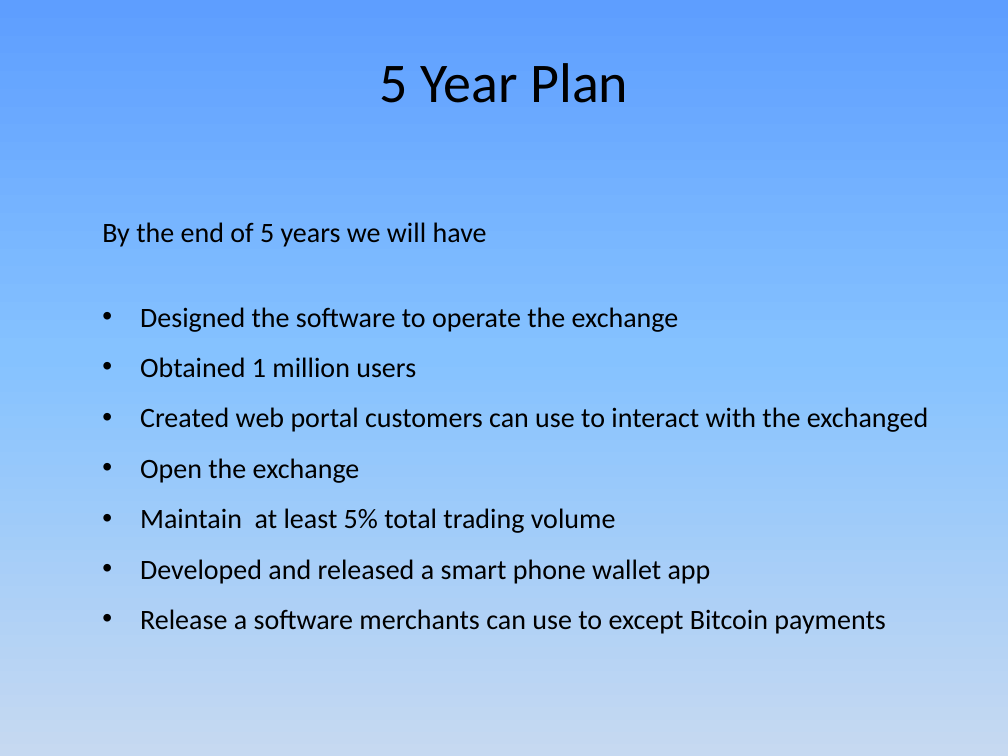
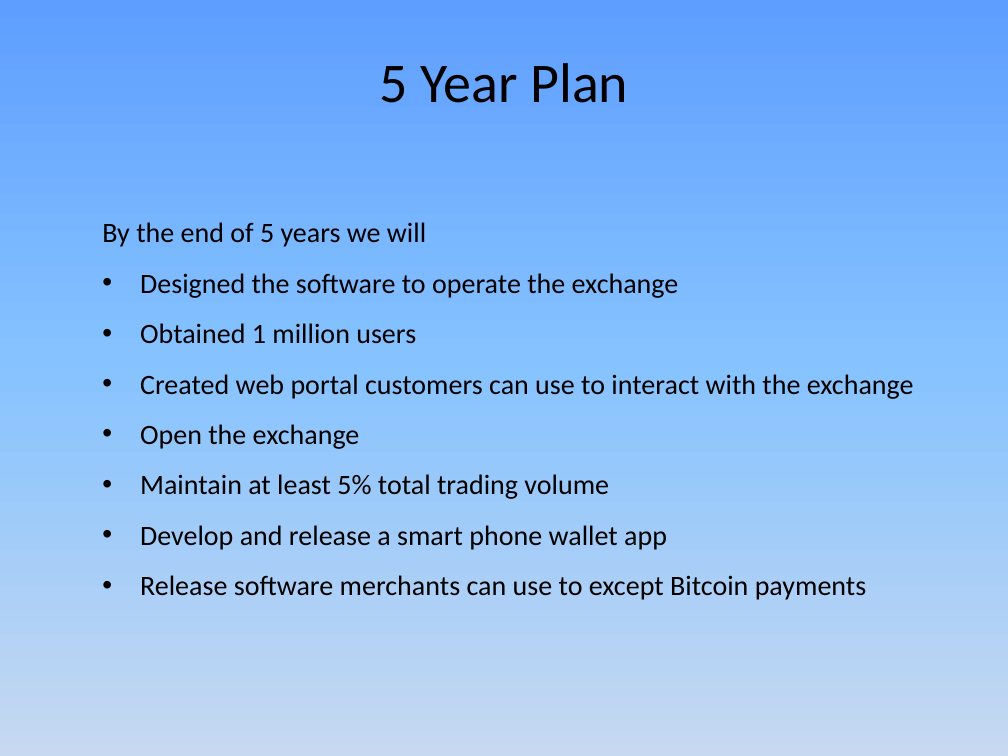
Before and after one commit to JamesLeB/Business, a slide deck: slide 3 of TODO/2-Monday/Presentation1.pptx (slide 2 before the commit). Drawn at 1008x756 pixels with LibreOffice and Linux fonts; fonts in the diff are those of the drawing. Boxes give left, top, right and bottom in pixels: in the first picture for what was removed or moved away, otherwise in the second. Text is boxed around its words. In the diff, an @@ line names an element or a change of style, - is before the commit and + after.

Commit message:
finish presentation

```diff
--- a/TODO/2-Monday/Presentation1.pptx
+++ b/TODO/2-Monday/Presentation1.pptx
@@ text at (102, 222, 426, 247): text changed @@
-By the end of 5 years we will have
+By the end of 5 years we will
@@ text at (140, 374, 914, 399): text changed @@
-• Created web portal customers can use to interact with the exchanged
+• Created web portal customers can use to interact with the exchange
@@ text at (140, 525, 867, 600): text changed @@
-• Developed and released a smart phone wallet app
-• Release a software merchants can use to except Bitcoin payments
+• Develop and release a smart phone wallet app
+• Release software merchants can use to except Bitcoin payments
```
Also in this commit, not shown: 7 other slides changed, 2 slides added, 1 other file.
